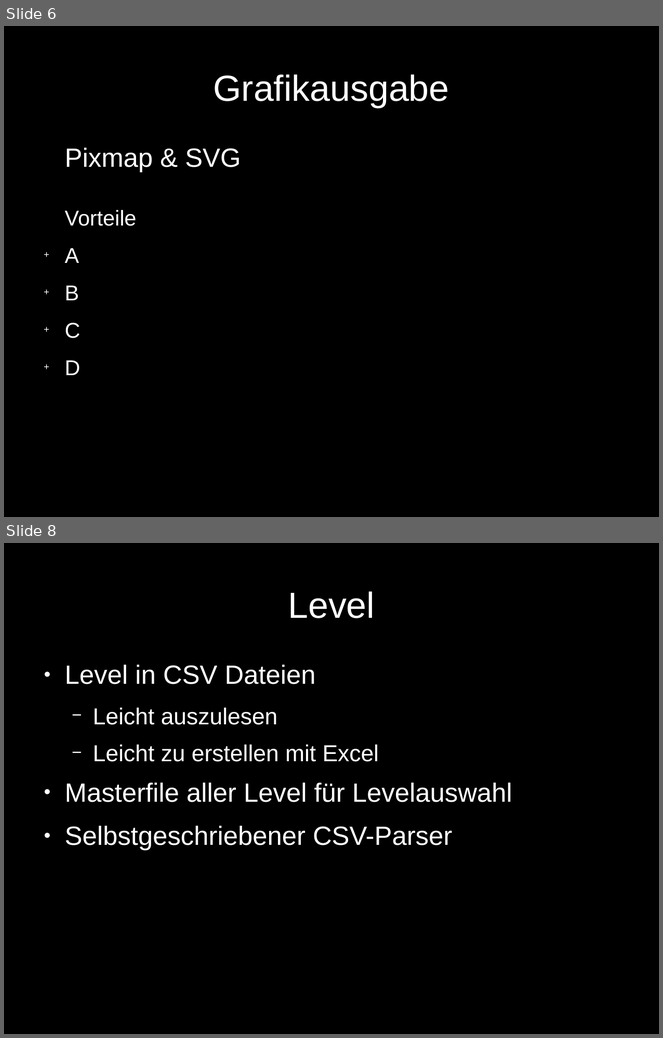
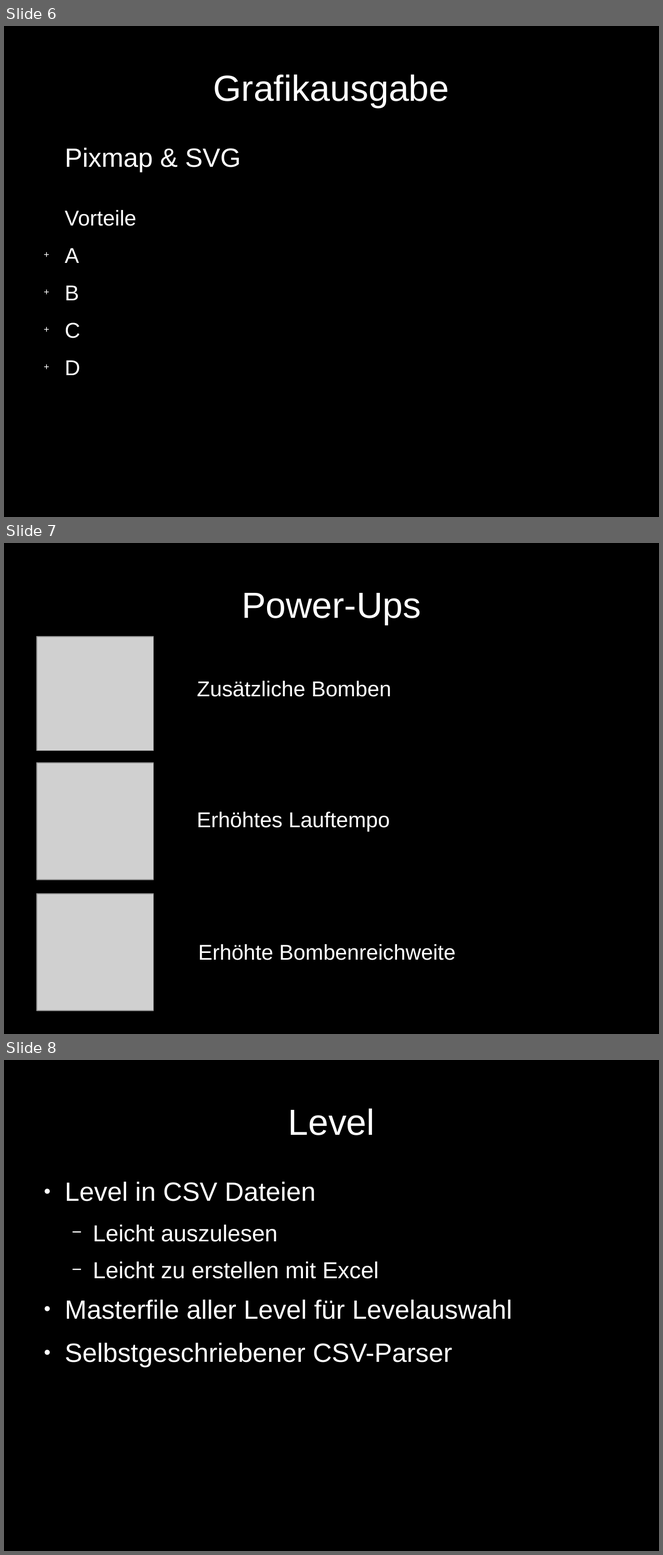
Before and after one commit to benediktibk/bomberman, a slide deck: documents/presentation/presentation.odp. Shown one above the other, each under a label of ours: slides 6 and 8 before the commit, slides 6, 7 and 8 after it; the slides between them are not shown. The pictures are 663x1038 and 663x1555 pixels, drawn with LibreOffice and Linux fonts; fonts in the diff are those of the drawing; grey boxes stand for pictures. Boxes give left, top, right and bottom in pixels: in the first picture for what was removed or moved away, otherwise in the second. Text is boxed around its words. In the diff, an @@ line names an element or a change of style, - is before the commit and + after.

```diff
--- a/documents/presentation/presentation.odp
+++ b/documents/presentation/presentation.odp
@@ slide 7 added at box(4, 543, 659, 1034), background #000000 @@
@@ title added at box(242, 593, 421, 625), 44 pt, text #FFFFFF @@
+Power-Ups
@@ picture added at box(37, 637, 154, 750) @@
@@ text added at box(197, 681, 391, 697), 26 pt, text #FFFFFF @@
+Zusätzliche Bomben
@@ picture added at box(37, 763, 154, 880) @@
@@ text added at box(197, 812, 390, 832), 26 pt, text #FFFFFF @@
+Erhöhtes Lauftempo
@@ picture added at box(37, 895, 154, 1012) @@
@@ text added at box(198, 944, 455, 961), 26 pt, text #FFFFFF @@
+Erhöhte Bombenreichweite
```
Also in this commit, not shown: 1 slide removed, 7 other files.
